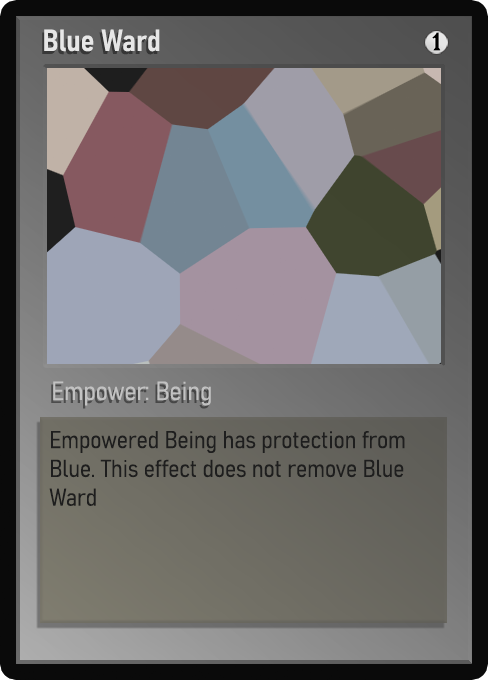
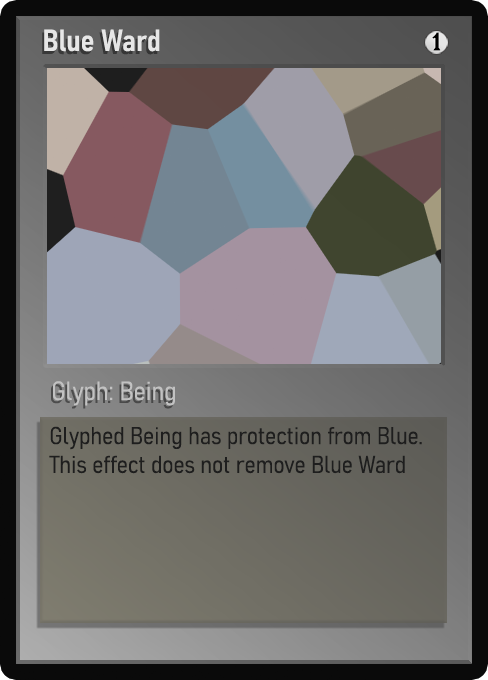
Layer changes from the first 488 x 680 image to the second:
painted on "Class" over [53, 381, 211, 406]
painted on "Desc_norm" over [49, 426, 422, 506]
